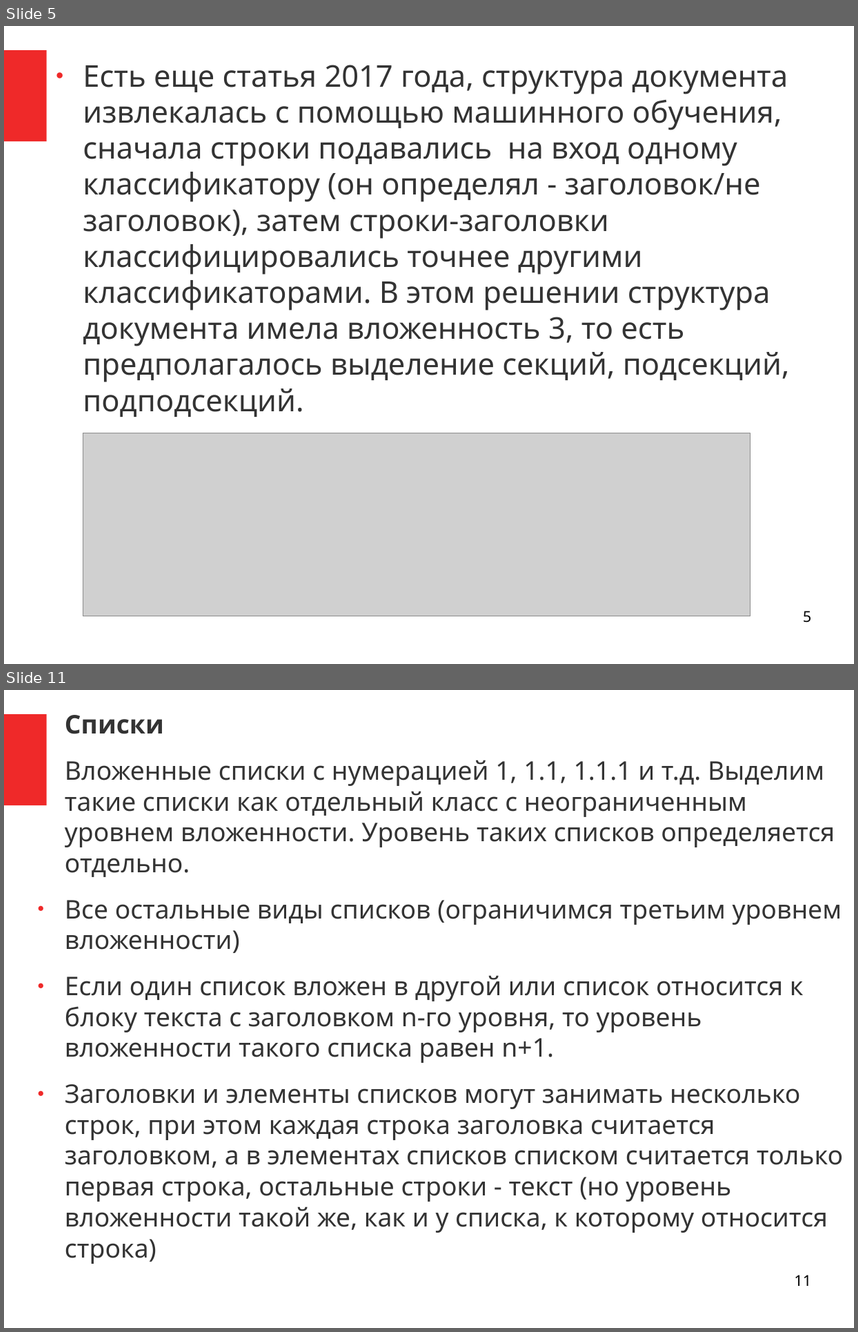
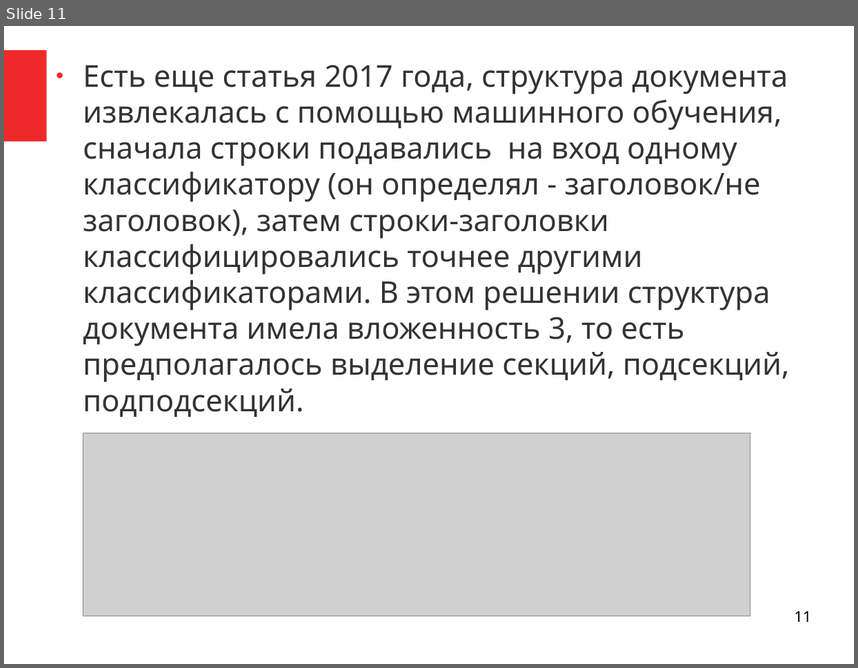
Before and after one commit to NastyBoget/document_structure_extraction, a slide deck: статьи/защита.odp. Shown one above the other, each under a label of ours: slides 5 and 11 before the commit, slide 11 after it; the slides between them are not shown. The pictures are 858x1332 and 858x668 pixels, drawn with LibreOffice and Linux fonts; fonts in the diff are those of the drawing; grey boxes stand for pictures. Boxes give left, top, right and bottom in pixels: in the first picture for what was removed or moved away, otherwise in the second. Text is boxed around its words. In the diff, an @@ line names an element or a change of style, - is before the commit and + after.

```diff
--- a/статьи/защита.odp
+++ b/статьи/защита.odp
@@ slide 11 removed at (x1=4, y1=690, x2=854, y2=1328), background #FFFFFF; not listed: 1 template element that a slide beside it also shows @@
@@ text removed at (x1=65, y1=715, x2=843, y2=1263) @@
-Списки
-● Вложенные списки с нумерацией 1, 1.1, 1.1.1 и т.д. Выделим такие списки как отдельный класс с неограниченным уровнем вложенности. Уровень таких списков определяется отдельно.
-● Все остальные виды списков (ограничимся третьим уровнем вложенности)
-● Если один список вложен в другой или список относится к блоку текста с заголовком n-го уровня, то уровень вложенности такого списка равен n+1.
-● Заголовки и элементы списков могут занимать несколько строк, при этом каждая строка заголовка считается заголовком, а в элементах списков списком считается только первая строка, остальные строки - текст (но уровень вложенности такой же, как и у списка, к которому относится строка)
@@ page number removed at (x1=794, y1=1274, x2=811, y2=1285) @@
-11
@@ what was slide 5 is now slide 11 @@
@@ page number at (x1=794, y1=610, x2=811, y2=621): text changed @@
-5
+11
```
Also in this commit, not shown: 9 slides changed, 2 slides added, 3 other slides removed, 5 other files.
